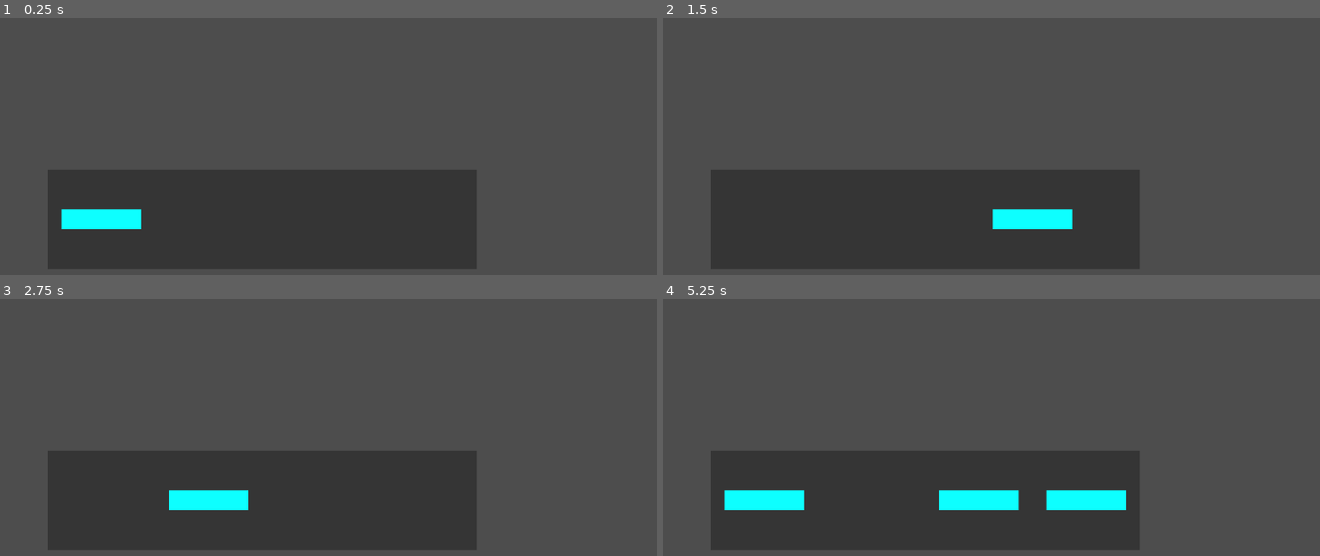
Above: before the commit, frames 1-4 (two rows, left to right).
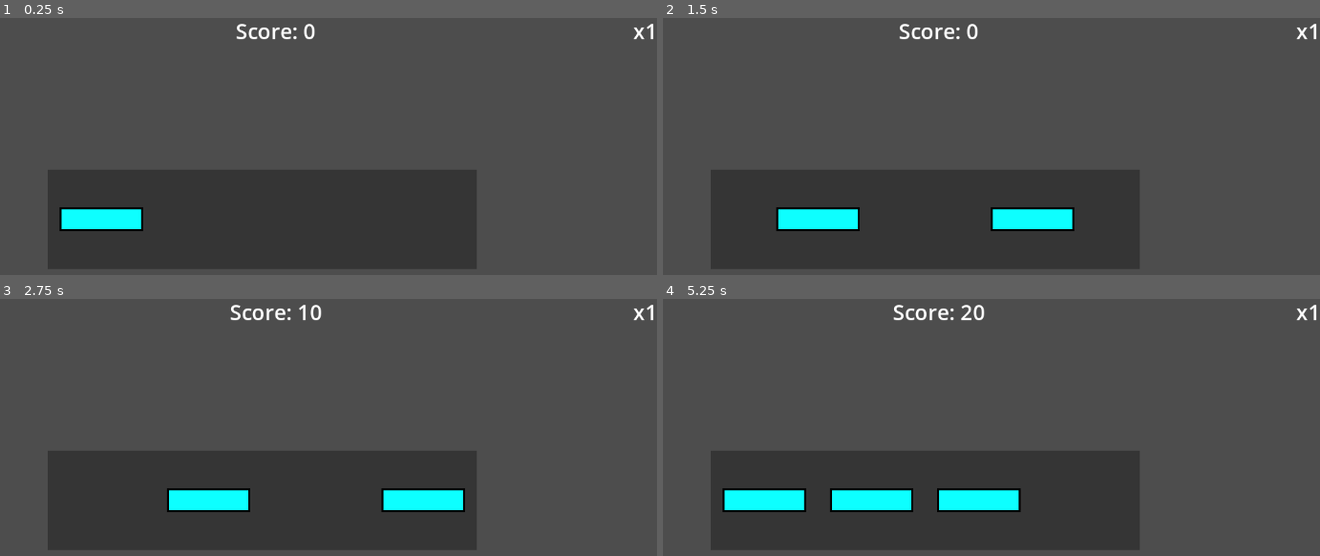
Above: after the commit, the same moments.

Repository: novaepitech/Forge-FeveR
Game: Godot game, scene res://scenes/game.tscn
The game is run twice, just before and just after one commit, with the same random seed, the same clock (stepped at 60 frames per second) and the same inputs.
Inputs:
- Up to frame 1 (0.25 s): no input
- Up to frame 2 (1.5 s): tap Space (hit) at 0.6, 1.35 s
- Up to frame 3 (2.75 s): tap Space (hit) at 2.1 s
- Up to frame 4 (5.25 s): tap Space (hit) every 0.75 s from 2.85 to 5.1 s

The runs differ from the first frame. In frame 1, 0.6% of the frame differs, in the area x 9-100%, y 2-83%; in frame 2, 1.8%; in frame 3, 1.8%; in frame 4, 3.1%.

Commit message:
feat(gameplay): Implement score, combo, and multiplier system

Diff:
--- a/scenes/game.tscn
+++ b/scenes/game.tscn
@@ -1,6 +1,9 @@
-[gd_scene load_steps=2 format=3 uid="uid://b3pm2nt526yr7"]
+[gd_scene load_steps=3 format=3 uid="uid://b3pm2nt526yr7"]
 
 [ext_resource type="Script" uid="uid://bh6srqu5h8vbj" path="res://scripts/game.gd" id="1_uwrxv"]
+
+[sub_resource type="LabelSettings" id="LabelSettings_04n7w"]
+font_size = 32
 
 [node name="Game" type="Node2D"]
 script = ExtResource("1_uwrxv")
@@ -18,3 +21,44 @@
 
 [node name="TargetZone" type="Marker2D" parent="."]
 position = Vector2(880, 307)
+
+[node name="UI" type="CanvasLayer" parent="."]
+
+[node name="ScoreLabel" type="Label" parent="UI"]
+anchors_preset = -1
+anchor_left = 0.5
+anchor_right = 0.5
+offset_left = -20.0
+offset_right = 20.0
+offset_bottom = 46.0
+grow_horizontal = 2
+text = "Score: 0"
+label_settings = SubResource("LabelSettings_04n7w")
+horizontal_alignment = 1
+
+[node name="ComboLabel" type="Label" parent="UI"]
+anchors_preset = -1
+anchor_left = 0.5
+anchor_top = 1.0
+anchor_right = 0.5
+anchor_bottom = 1.0
+offset_left = -20.0
+offset_top = -146.0
+offset_right = 20.0
+offset_bottom = -100.0
+grow_horizontal = 2
+grow_vertical = 0
+text = "COMBO!"
+label_settings = SubResource("LabelSettings_04n7w")
+horizontal_alignment = 1
+
+[node name="MultiplierLabel" type="Label" parent="UI"]
+anchors_preset = -1
+anchor_left = 1.0
+anchor_right = 1.0
+offset_left = -150.0
+offset_bottom = 46.0
+grow_horizontal = 0
+text = "x1"
+label_settings = SubResource("LabelSettings_04n7w")
+horizontal_alignment = 2
--- a/scenes/note.tscn
+++ b/scenes/note.tscn
@@ -9,11 +9,21 @@
 script = ExtResource("1_doocs")
 
 [node name="ColorRect" type="ColorRect" parent="."]
+anchors_preset = -1
 offset_left = -60.0
 offset_top = -15.0
 offset_right = 60.0
 offset_bottom = 15.0
 color = Color(0.0509804, 1, 1, 1)
 
+[node name="ColorRect2" type="ColorRect" parent="."]
+show_behind_parent = true
+anchors_preset = -1
+offset_left = -63.0
+offset_top = -18.0
+offset_right = 63.0
+offset_bottom = 18.0
+color = Color(0, 0, 0, 1)
+
 [node name="CollisionShape2D" type="CollisionShape2D" parent="."]
 shape = SubResource("RectangleShape2D_wn01w")
--- a/scripts/game.gd
+++ b/scripts/game.gd
@@ -1,37 +1,102 @@
 # game.gd
 extends Node2D
 
-# (Problème 6) Signal émis chaque fois qu'une note est jugée.
-# D'autres systèmes (UI, score) pourront s'y connecter.
+# Signal émis chaque fois qu'une note est jugée.
 signal note_judged(judgment: String)
 
 # --- Paramètres du jeu ---
 const NoteScene = preload("res://scenes/note.tscn")
 @export var lookahead_time: float = 2.0
 
-# (Problème 4) Définition des fenêtres de temps pour chaque jugement (en secondes).
-# Une action est "Perfect" si l'écart est inférieur ou égal à cette valeur.
 @export_group("Timing Windows")
 @export var timing_window_perfect: float = 0.04
-# "Good" si l'écart est > perfect mais <= good.
 @export var timing_window_good: float = 0.08
-# "OK" si l'écart est > good mais <= ok.
 @export var timing_window_ok: float = 0.12
 
-
 # --- Données du Chart ---
-@export var chart_data: Array[float] = [2.0, 4.0, 5.0, 5.5, 6.0, 7.0, 8.5, 9.0]
+@export var chart_data: Array[float] = [
+	# Section 1: Introduction (rythme lent et régulier)
+	# 4 notes, intervalle de 1.0s
+	2.0, 3.0, 4.0, 5.0,
+
+	# Section 2: Montée vers le multiplicateur x2 (rythme medium)
+	# Le 10ème combo est atteint sur la note à 8.5s. Intervalle de 0.5s.
+	# C'est un rythme commun dans les jeux de rythme.
+	6.0, 6.5, 7.0, 7.5, 8.0, 8.5,
+
+	# Section 3: Progression vers le multiplicateur x3 (rythme un peu plus soutenu)
+	# Le 20ème combo est atteint sur la note à 13.6s. Intervalle de 0.4s.
+	# C'est plus rapide, mais beaucoup plus lisible que les 0.25s précédents.
+	10.0, 10.4, 10.8, 11.2, 11.6,
+	12.0, 12.4, 12.8, 13.2, 13.6,
+
+	# Section 4: Sprint vers le multiplicateur x4 (le plus rapide, mais gérable)
+	# Le 30ème combo est atteint sur la note à 18.0s. Intervalle de 0.25s en courtes rafales.
+	# Les rafales sont séparées par une pause pour vous laisser respirer.
+	15.0, 15.25, 15.5, 15.75, 16.0, # Première rafale
+	17.0, 17.25, 17.5, 17.75, 18.0, # Seconde rafale
+
+	# Section 5: Le "Piège à Combo" (rythme syncopé mais plus lent)
+	# Conçu pour tester la rupture de combo sans être injuste.
+	# Le rythme est volontairement cassé.
+	20.0, 20.5, # Simple
+	21.25,     # Note isolée après une pause plus longue
+	22.0,      # Reprise
+
+	# Section 6: Outro (retour à un rythme calme)
+	# Intervalle de 0.5s pour finir en douceur.
+	24.0, 24.5, 25.0, 25.5, 26.0, 26.5
+]
 
 # --- État du jeu ---
 var song_position: float = 0.0
 var next_note_index: int = 0
-
-# (Problème 2) Liste pour suivre toutes les notes actuellement sur la piste.
 var active_notes: Array[Node] = []
 
+# --- [NOUVEAU] Problème 1 : Gestion de l'état du joueur ---
+var total_score: int = 0
+var combo_counter: int = 0
+var score_multiplier: int = 1
+
+# --- [NOUVEAU] Problème 2 : Valeurs de points par jugement ---
+const SCORE_VALUES = {
+	"Perfect": 100,
+	"Good": 50,
+	"OK": 10,
+	"Miss": 0
+}
+
+# --- [NOUVEAU] Problème 4 : Paliers du multiplicateur ---
+const COMBO_THRESHOLD_1: int = 10
+const COMBO_THRESHOLD_2: int = 20
+const COMBO_THRESHOLD_3: int = 30
+const COMBO_DISPLAY_THRESHOLD: int = 3 # Seuil d'affichage du combo
+
+# --- Références aux Nœuds ---
 @onready var spawn_pos: Vector2 = $SpawnPoint.global_position
 @onready var target_pos: Vector2 = $TargetZone.global_position
-
+# --- [NOUVEAU] Problème 6 : Références aux labels de l'interface ---
+@onready var score_label: Label = $UI/ScoreLabel
+@onready var combo_label: Label = $UI/ComboLabel
+@onready var multiplier_label: Label = $UI/MultiplierLabel
+
+func _ready():
+	# Connexion du signal à la fonction de gestion du score
+	note_judged.connect(_on_note_judged)
+	# Initialisation de l'état et de l'UI au démarrage
+	reset_game_state()
+
+func reset_game_state():
+	# --- Problème 1 : Contraintes initiales ---
+	total_score = 0
+	combo_counter = 0
+	score_multiplier = 1
+
+	song_position = 0.0
+	next_note_index = 0
+
+	# Mise à jour initiale de l'affichage
+	_update_ui()
 
 func _process(delta):
 	song_position += delta
@@ -44,21 +109,67 @@
 		else:
 			break
 
-# (Problème 1) Capture de l'action du joueur.
-# _unhandled_input est souvent préféré pour les actions de jeu.
 func _unhandled_input(_event: InputEvent):
 	if Input.is_action_just_pressed("hit"):
-		# Horodatage de l'action en utilisant notre horloge de jeu.
 		var hit_time = song_position
 		process_player_hit(hit_time)
 
-# --- Logique de Jugement ---
+# --- [NOUVEAU] Fonction centrale pour la logique de score ---
+func _on_note_judged(judgment: String):
+	# --- Problème 3 : Mise à jour du compteur de combo ---
+	match judgment:
+		"Perfect", "Good":
+			combo_counter += 1
+		"OK":
+			pass # Le combo n'est pas modifié
+		"Miss":
+			combo_counter = 0 # Le combo est brisé
+
+	# --- Problème 4 : Mise à jour du multiplicateur ---
+	_update_multiplier()
+
+	# --- Problème 5 : Calcul du score final de la note ---
+	var base_score = SCORE_VALUES.get(judgment, 0)
+	if base_score > 0:
+		var points_gained = base_score * score_multiplier
+		total_score += points_gained
+
+	# --- Problème 6 : Mise à jour de l'affichage ---
+	_update_ui()
+	print("Judgment: %s | Combo: %d | Multiplier: x%d | Score: %d" % [judgment, combo_counter, score_multiplier, total_score])
+
+# --- [NOUVEAU] Fonction dédiée à la mise à jour du multiplicateur ---
+func _update_multiplier():
+	# --- Problème 4 : Logique de paliers ---
+	if combo_counter >= COMBO_THRESHOLD_3:
+		score_multiplier = 4
+	elif combo_counter >= COMBO_THRESHOLD_2:
+		score_multiplier = 3
+	elif combo_counter >= COMBO_THRESHOLD_1:
+		score_multiplier = 2
+	else:
+		score_multiplier = 1 # Valeur de base
+
+# --- [NOUVEAU] Fonction dédiée à la mise à jour de l'interface ---
+func _update_ui():
+	# --- Problème 6 : Affichage des informations ---
+	score_label.text = "Score: %d" % total_score
+	multiplier_label.text = "x%d" % score_multiplier
+
+	# Affichage conditionnel du compteur de combo
+	if combo_counter >= COMBO_DISPLAY_THRESHOLD:
+		combo_label.text = "%d\nCOMBO" % combo_counter
+		combo_label.show()
+	else:
+		combo_label.hide()
+
+
+# --- Logique de Jugement (inchangée) ---
 
 func process_player_hit(hit_time: float):
 	if active_notes.is_empty():
-		return # Aucune note à frapper.
-
-	# (Problème 2) Trouver la note la plus proche temporellement.
+		return
+
 	var best_note: Node = active_notes[0]
 	var min_diff = abs(best_note.target_time - hit_time)
 
@@ -69,17 +180,11 @@
 			min_diff = diff
 			best_note = current_note
 
-	# (Problème 3) Calcul de l'écart de timing (la valeur brute).
 	var timing_error = best_note.target_time - hit_time
 
-	# (Problème 2 & 5.2) Vérifier si la note est "jouable". Si l'écart est trop grand,
-	# on ignore l'input. La note sera éventuellement comptée "Miss" par omission.
 	if abs(timing_error) > timing_window_ok:
-		# On peut ajouter un son "d'erreur" ici si on veut.
-		# L'action ne correspond à aucune note valide.
 		return
 
-	# (Problème 4) Traduction de l'écart en jugement qualitatif.
 	var judgment: String
 	var abs_error = abs(timing_error)
 
@@ -87,36 +192,22 @@
 		judgment = "Perfect"
 	elif abs_error <= timing_window_good:
 		judgment = "Good"
-	else: # Forcément <= timing_window_ok grâce au check précédent.
+	else:
 		judgment = "OK"
 
-	# (Problème 6) Communiquer le résultat et terminer le cycle de vie de la note.
-	print("Hit! Judgment: ", judgment, " | Error: ", timing_error, "s")
 	emit_signal("note_judged", judgment)
 
-	# La note a été jouée, on la retire de la liste des notes actives.
 	active_notes.erase(best_note)
-	# On dit à la note de disparaître.
 	best_note.hit()
-
 
 func spawn_note(target_time: float):
 	var note_instance = NoteScene.instantiate()
 	add_child(note_instance)
 	note_instance.setup(target_time, self, spawn_pos, target_pos)
-
-	# (Problème 2 & 6) On ajoute la nouvelle note à notre liste de suivi.
 	active_notes.append(note_instance)
-	# On se connecte à son signal "missed" pour savoir quand elle est manquée.
 	note_instance.missed.connect(_on_note_missed.bind(note_instance))
-	# print("Note instanciée pour t=", target_time, " à song_position=", song_position) # Décommenter pour debug
-
-# (Problème 5.1) Gère le cas où une note est manquée par omission.
+
 func _on_note_missed(note_missed: Node):
-	# (Problème 6) Le cycle de vie de la note est terminé.
-	print("Miss! Note for t=", note_missed.target_time, " was missed.")
 	emit_signal("note_judged", "Miss")
-
-	# On la retire de la liste pour qu'elle ne puisse plus être ciblée.
 	if active_notes.has(note_missed):
 		active_notes.erase(note_missed)
